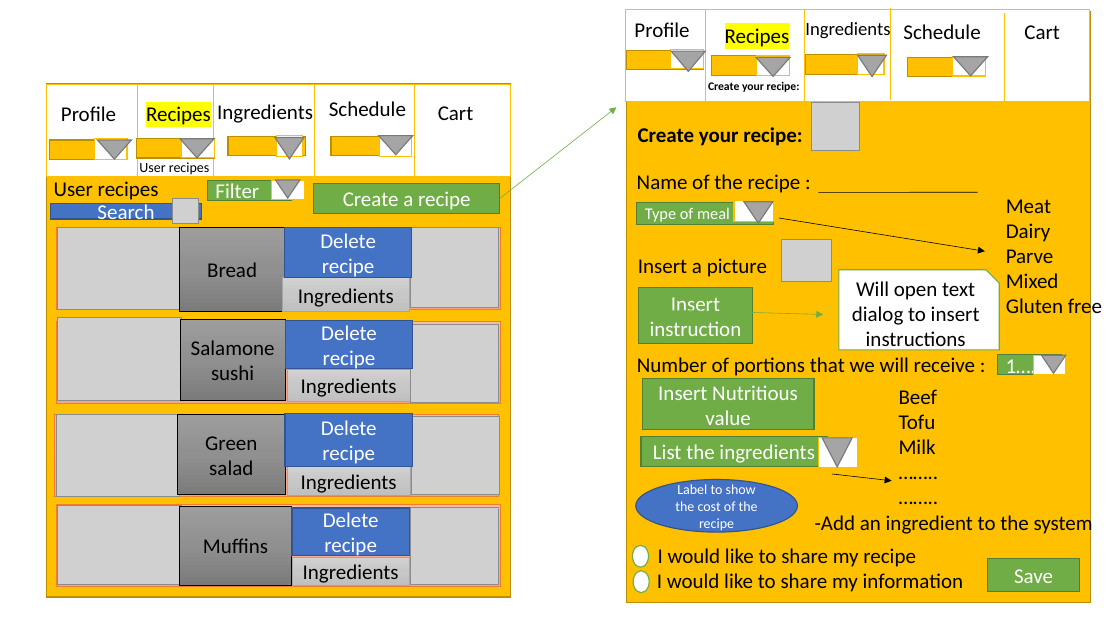
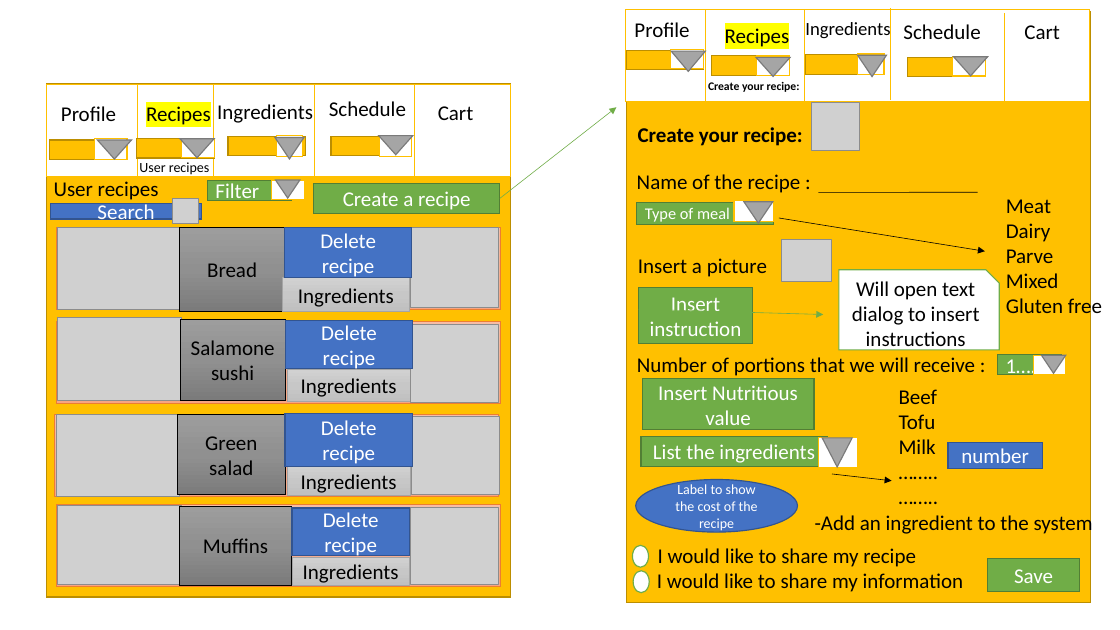
Before and after one commit to Meals-scheduler/Meals_Scheduler, a slide deck: slide 4 of User interface.pptx. Drawn at 1120x630 pixels with LibreOffice and Linux fonts; fonts in the diff are those of the drawing; grey boxes stand for pictures. Boxes give left, top, right and bottom in pixels: in the first picture for what was removed or moved away, otherwise in the second. Text is boxed around its words. In the diff, an @@ line names an element or a change of style, - is before the commit and + after.

```diff
--- a/User interface.pptx
+++ b/User interface.pptx
@@ rectangle added at (949,443,1043,468), fill #4472C4, outline #325491 1 pt, 18 pt, text #FFFFFF @@
+number
```
Also in this commit, not shown: 6 other slides changed, 1 slide added, 7 other files.
